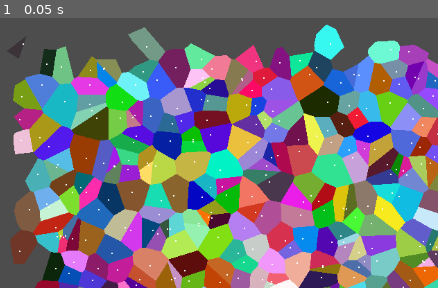
Above: before the commit, frame 1.
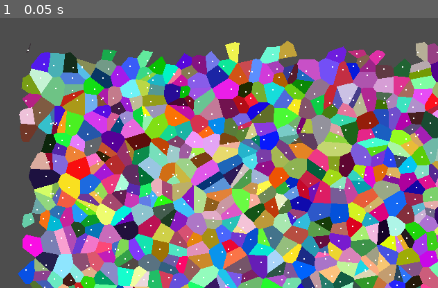
Above: after the commit, the same moment.

Repository: brandonwbenbow/voronoi-strategy
Game: Godot game, scene res://GCVG/gcvg_main.tscn
The game is run twice, just before and just after one commit, with the same random seed, the same clock (stepped at 60 frames per second) and the same inputs.
Inputs:
- Up to frame 1 (0.05 s): no input

The runs differ from the first frame. In frame 1, 84% of the frame differs, in the area x 1-100%, y 2-100%.

Commit message:
Working on Polygon Interaction

Diff:
--- a/GCVG/gcvg_main.gd
+++ b/GCVG/gcvg_main.gd
@@ -2,10 +2,10 @@
 
 @export var randomSeed: int = randi();
 @export var widthPerChunk: int = 4;
-@export var heightPerChunk: int = 8;
-@export var distBtwPoints: float = 60;
+@export var heightPerChunk: int = 4;
+@export var distBtwPoints: float = 40;
 @export var distBtwVariation: float = 1;
-@export var voronoiTolerance: float = 1;
+@export var voronoiTolerance: float = 0.8;
 
 var view;
 
@@ -121,7 +121,7 @@
 
 func _ready():
 	print("Seed: %d" % randomSeed)
-	for w in 10:
-		for h in 10:
+	for w in 20:
+		for h in 20:
 			displayVornoiFromChunk(Vector2(w, h));
 	pass;
--- a/GCVG/gcvg_view.gd
+++ b/GCVG/gcvg_view.gd
@@ -15,6 +15,10 @@
 	pass
 
 func displayPolygon(offset: Vector2, polygon: PackedVector2Array):
+	var area = CollisionPolygon2D.new();
+	area.set_script(load("res://Scripts/AreaClick.gd"))
+	area.set_process_input(true)
+
 	var newPoly = Polygon2D.new();
 	var newPolyPoints = PackedVector2Array();
 	for point in polygon:
@@ -24,7 +28,10 @@
 	randGen.seed = randSeed;
 	newPoly.color = Color(randGen.randf(), randGen.randf(), randGen.randf(), 1);
 	randSeed = randGen.randi();
-	add_child(newPoly)
+
+	area.add_child(newPoly);
+#	newPoly.add_child(area);
+	add_child(area);
 	pass
 # Called when the node enters the scene tree for the first time.
 func _ready():
--- /dev/null
+++ b/Scripts/AreaClick.gd
@@ -0,0 +1,17 @@
+extends CollisionPolygon2D
+
+# Called when the node enters the scene tree for the first time.
+func _ready():
+	pass # Replace with function body.
+
+# Called every frame. 'delta' is the elapsed time since the previous frame.
+func _process(delta):
+	pass
+
+# Not Hitting
+func _input_event(viewport, event, shape_idx):
+	print("Event: %s", event)
+	if event is InputEventMouseButton:
+		if event.button_mask == MOUSE_BUTTON_MASK_LEFT:
+			print("Clicked: %s", shape_idx)
+	pass
--- a/Scripts/map_test.gd
+++ b/Scripts/map_test.gd
@@ -10,4 +10,4 @@
 	pass
 
 func InsidePolygon(point: Vector2, polygon: PackedVector2Array):
-	return if Geometry2D.is_point_in_polygon(point, polygon)
+	return Geometry2D.is_point_in_polygon(point, polygon)
--- a/project.godot
+++ b/project.godot
@@ -14,3 +14,7 @@
 run/main_scene="res://GCVG/gcvg_main.tscn"
 config/features=PackedStringArray("4.1", "Forward Plus")
 config/icon="res://icon.svg"
+
+[display]
+
+window/vsync/vsync_mode=0
